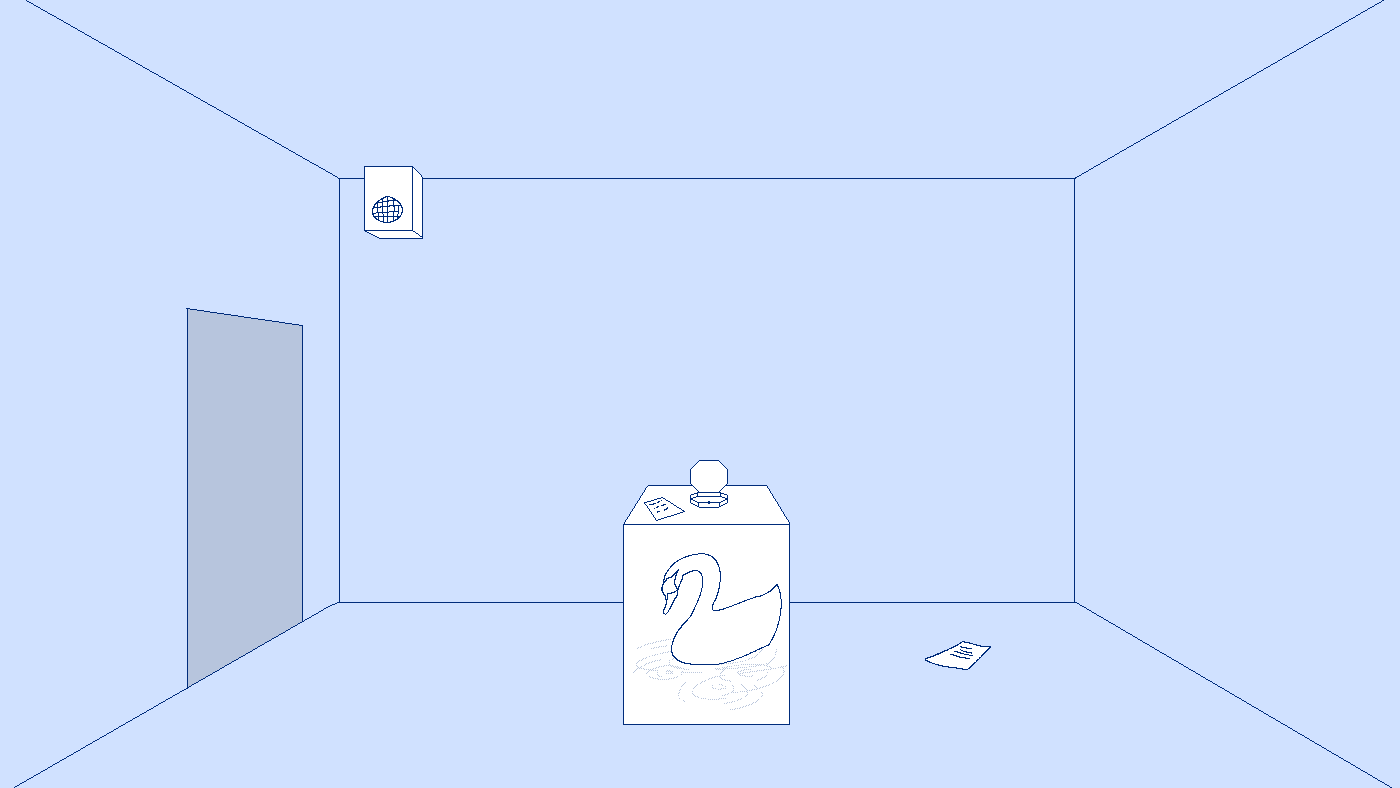
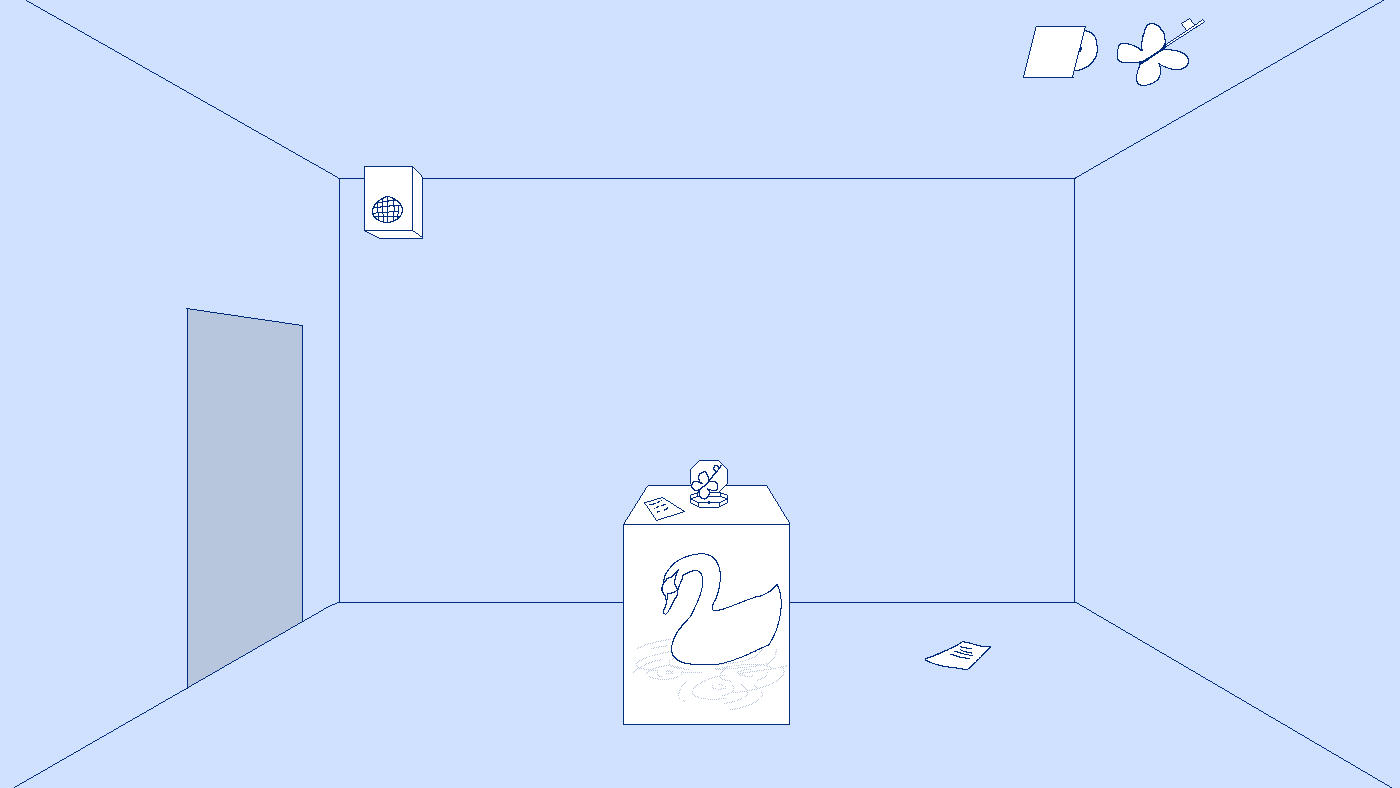
Layered file, before and after one edit (1400×788). Changes by layer:
added layer "butterfly key" above "cdIcon" over [1024, 18, 1205, 86]
showed "cdIcon", painted on it over [1023, 23, 1152, 86]
added layer "Paint Layer 2" above "cdChopin" over [691, 465, 722, 500]
painted on "stand" over [691, 465, 722, 500]
painted on "Paint Layer 1" over [691, 18, 1205, 500]
painted on "Background" over [691, 18, 1205, 500]